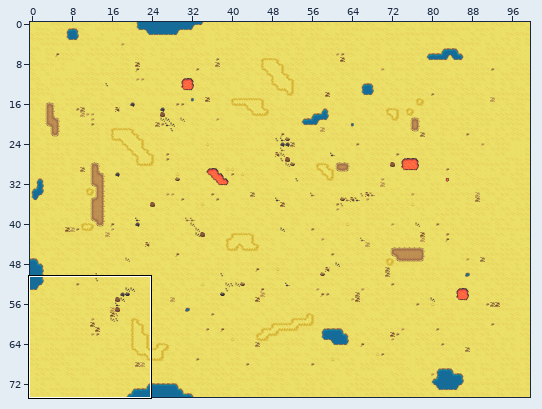
Two states of a Tiled map, assets/maps/level1.tmx. Above, an overview of the earlier version with the close-up marked.
Close-up. Old version:
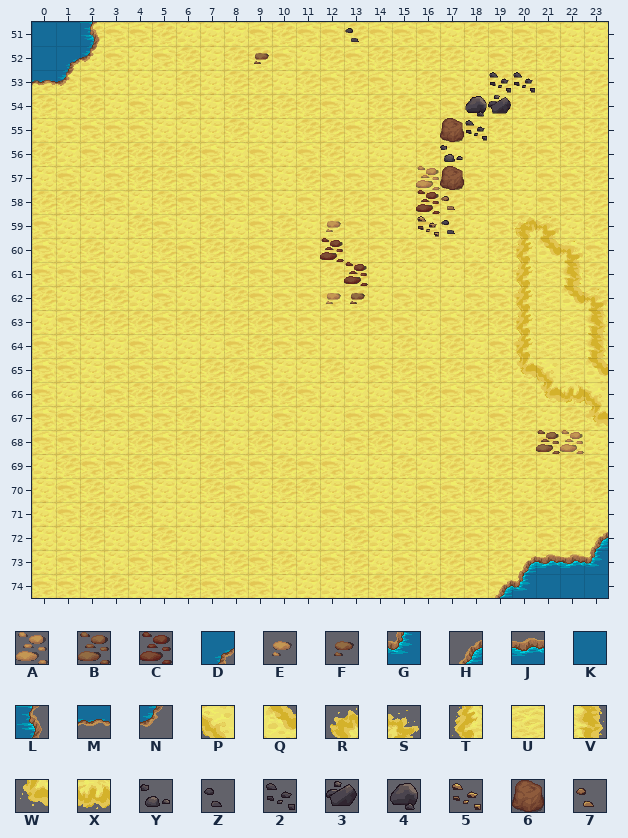
Cells are 32x32 px. Shown: x 0..23, y 51..74. The commit also changed other parts of the map, which this record leaves out.
Key: from "terrain": A 0, B 3, C 6, D 19, E 21, F 24, G 41, H 60, J 61, K 82, L 83, M 103, N 104, P 254, Q 274, R 294, S 296, T 315, U 316, V 317, W 336, X 337, Y 396, Z 397, 2 398, 3 418, 4 419, 5 438, 6 439, 7 460.
_ is an empty cell.
Layers that did not change in this view are not listed.
Layer "top" before, first column x 0:
51 KKL__________Z__________
52 KDN______F______________
53 MN_________________22___
54 __________________43____
55 _________________62_____
56 _________________Y______
57 ________________A6______
58 ________________C7______
59 ____________E___5Z__RS__
60 ____________C_______TQS_
61 _____________C______TUV_
62 ____________EF______TUQS
63 ____________________TUUV
64 ____________________TUUV
65 ____________________WPUQ
66 _____________________WXP
67 _______________________W
68 _____________________BA_
69 ________________________
70 ________________________
71 ________________________
72 _______________________H
73 ____________________HJJG
74 ___________________HGKKK
Once edited:
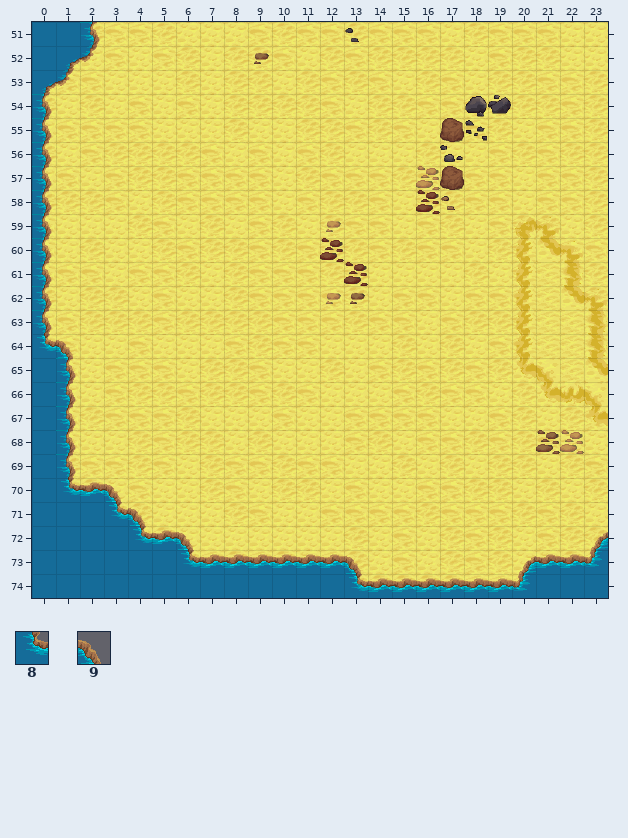
Further tiles: from "terrain": 8 40, 9 62.
Difference:
{"where": "layer \"top\""}
{"y":53,"x":0,"old":"M","new":"D"}
{"y":53,"x":19,"old":"22","new":"__"}
{"y":54,"x":0,"old":"_","new":"L"}
{"y":55,"x":0,"old":"_","new":"L"}
{"y":56,"x":0,"old":"_","new":"L"}
{"y":57,"x":0,"old":"_","new":"L"}
{"y":58,"x":0,"old":"_","new":"L"}
{"y":59,"x":0,"old":"_","new":"L"}
{"y":59,"x":16,"old":"5Z","new":"__"}
{"y":60,"x":0,"old":"_","new":"L"}
{"y":61,"x":0,"old":"_","new":"L"}
{"y":62,"x":0,"old":"_","new":"L"}
{"y":63,"x":0,"old":"_","new":"L"}
{"y":64,"x":0,"old":"__","new":"89"}
{"y":65,"x":0,"old":"__","new":"KL"}
{"y":66,"x":0,"old":"__","new":"KL"}
{"y":67,"x":0,"old":"__","new":"KL"}
{"y":68,"x":0,"old":"__","new":"KL"}
{"y":69,"x":0,"old":"__","new":"KL"}
{"y":70,"x":0,"old":"____","new":"K8J9"}
{"y":71,"x":0,"old":"_____","new":"KKK89"}
{"y":72,"x":0,"old":"_______","new":"KKKK8J9"}
{"y":73,"x":0,"old":"______________","new":"KKKKKK8JJJJJJ9"}
{"y":74,"x":0,"old":"___________________H","new":"KKKKKKKKKKKKK8JJJJJJ"}
{"label":"changed","picture_box":[32,72,535,598]}
